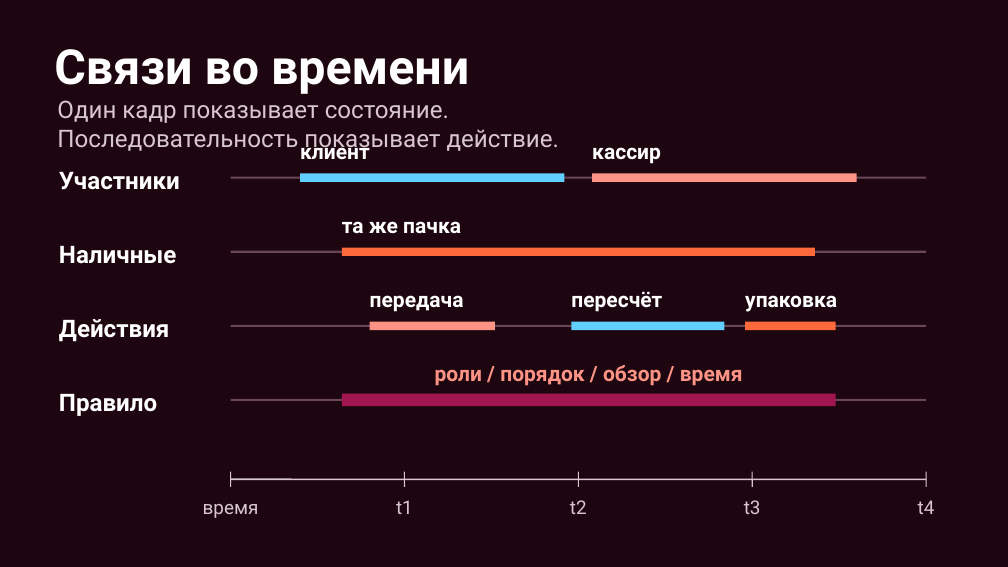
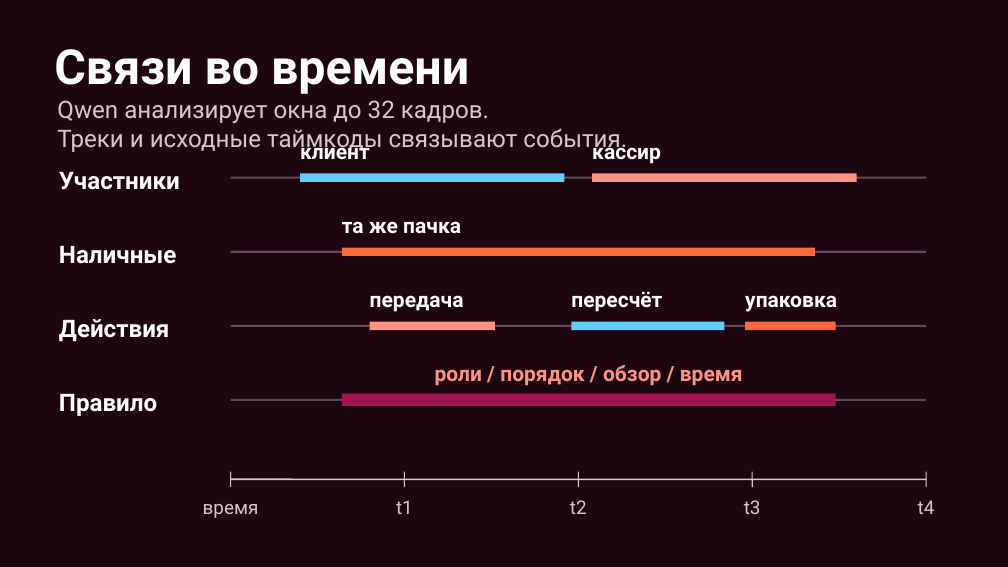
Before and after one commit to DarinaX2005X/dreamteam-datathon, a slide deck: slide 4 of presentation/pitch/output/lado-pitch.pptx. Drawn at 1008x567 pixels with LibreOffice and Linux fonts; fonts in the diff are those of the drawing. Boxes give left, top, right and bottom in pixels: in the first picture for what was removed or moved away, otherwise in the second. Text is boxed around its words. In the diff, an @@ line names an element or a change of style, - is before the commit and + after.

```diff
--- a/presentation/pitch/output/lado-pitch.pptx
+++ b/presentation/pitch/output/lado-pitch.pptx
@@ text at [57,100,627,153]: text changed @@
-Один кадр показывает состояние.
-Последовательность показывает действие.
+Qwen анализирует окна до 32 кадров.
+Треки и исходные таймкоды связывают события.
```
Also in this commit, not shown: 1 other slide changed, 3 slides added, 3 slides removed, 15 other files.
